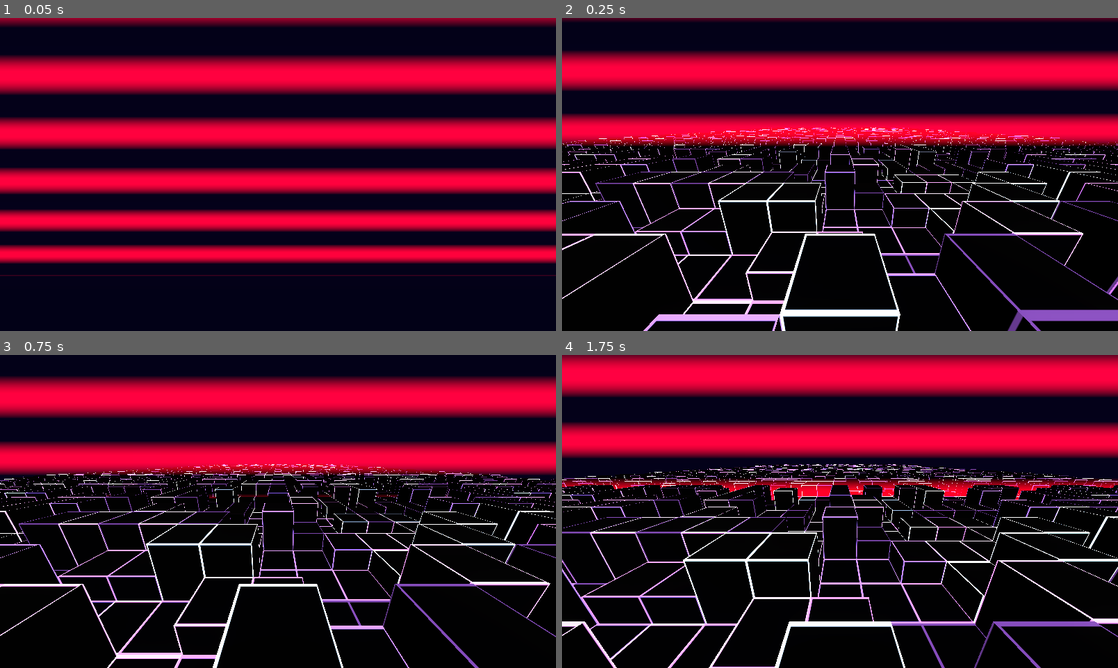
Above: before the commit, frames 1-4 (two rows, left to right).
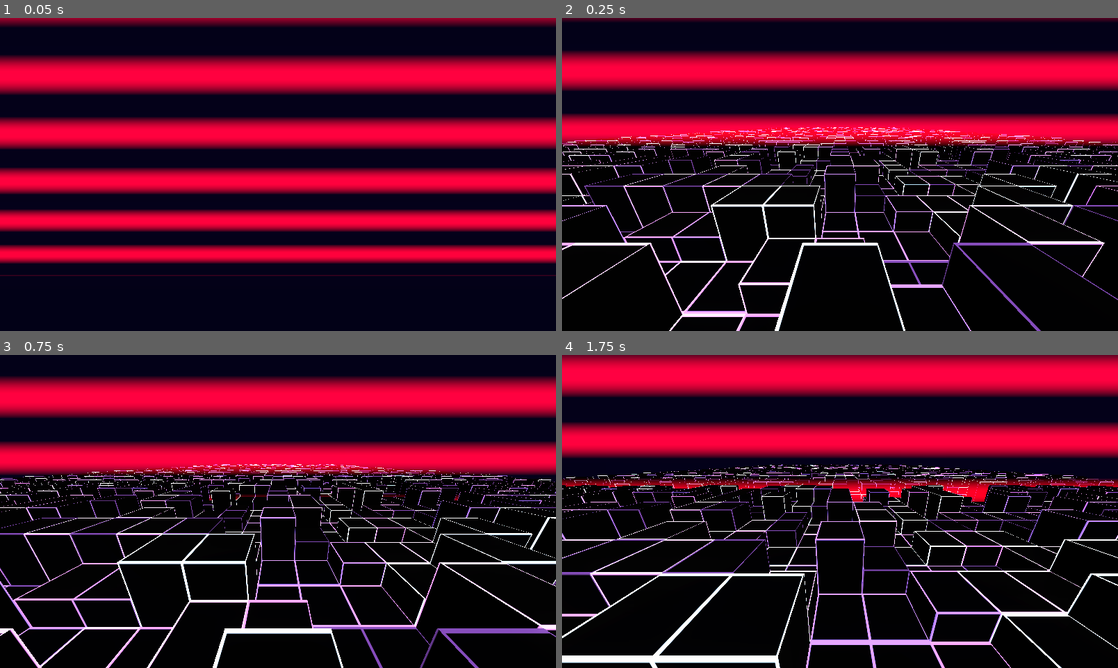
Above: after the commit, the same moments.

Repository: andyprice/cyberscape-demo
Game: Godot game, scene res://scenes/World.tscn
Same seed, same stepped clock (60 frames per second), same inputs: the game is played once before the commit and once after it.
Inputs:
- Up to frame 1 (0.05 s): no input
- Up to frame 2 (0.25 s): no input
- Up to frame 3 (0.75 s): no input
- Up to frame 4 (1.75 s): no input

Frame 1 is identical in both runs. In frame 2, 9.8% of the frame differs, in the area x 0-100%, y 34-100%; in frame 3, 11%; in frame 4, 14%.

Commit message:
Increase flight speed

Diff:
--- a/scripts/Viewer.gd
+++ b/scripts/Viewer.gd
@@ -8,7 +8,7 @@
 onready var init_hgimbal_transform = hgimbal.transform
 onready var init_vgimbal_transform = vgimbal.transform
 
-const SPEED = 2.0
+const SPEED = 5.0
 
 signal viewer_moved(player)
 
